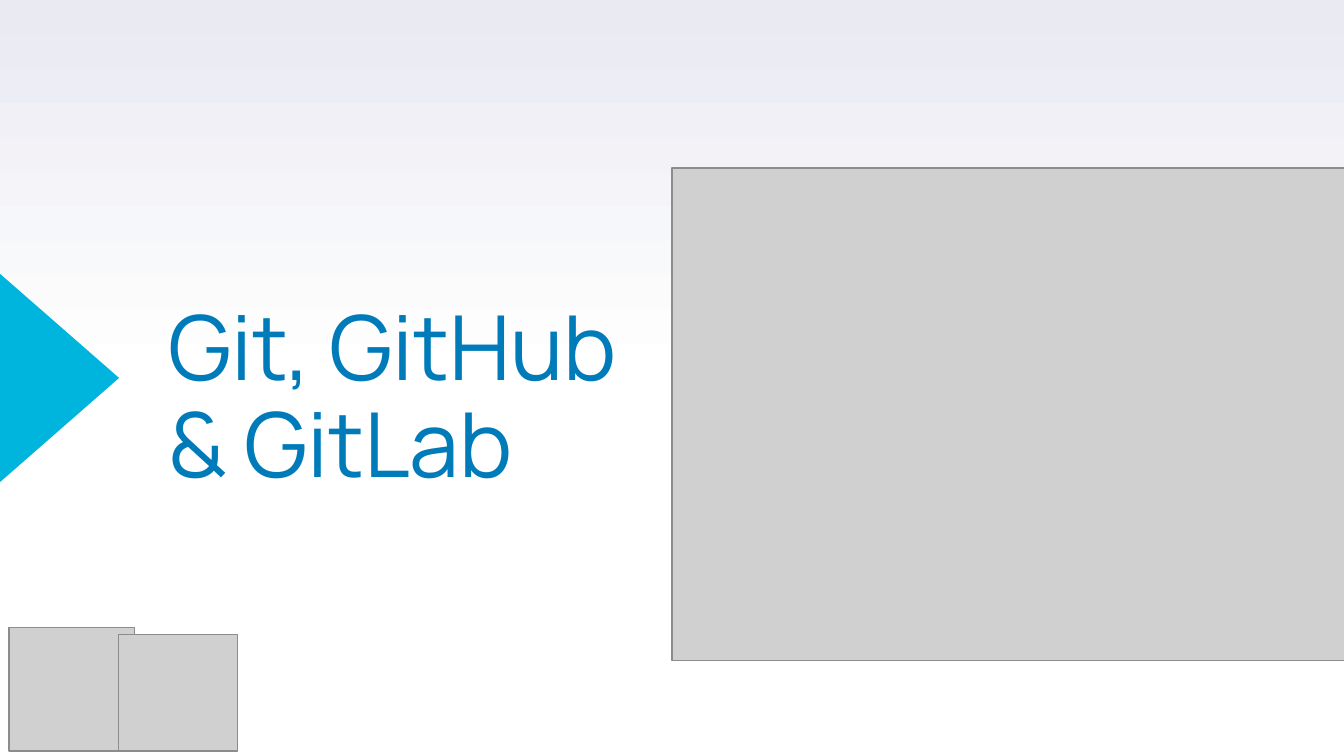
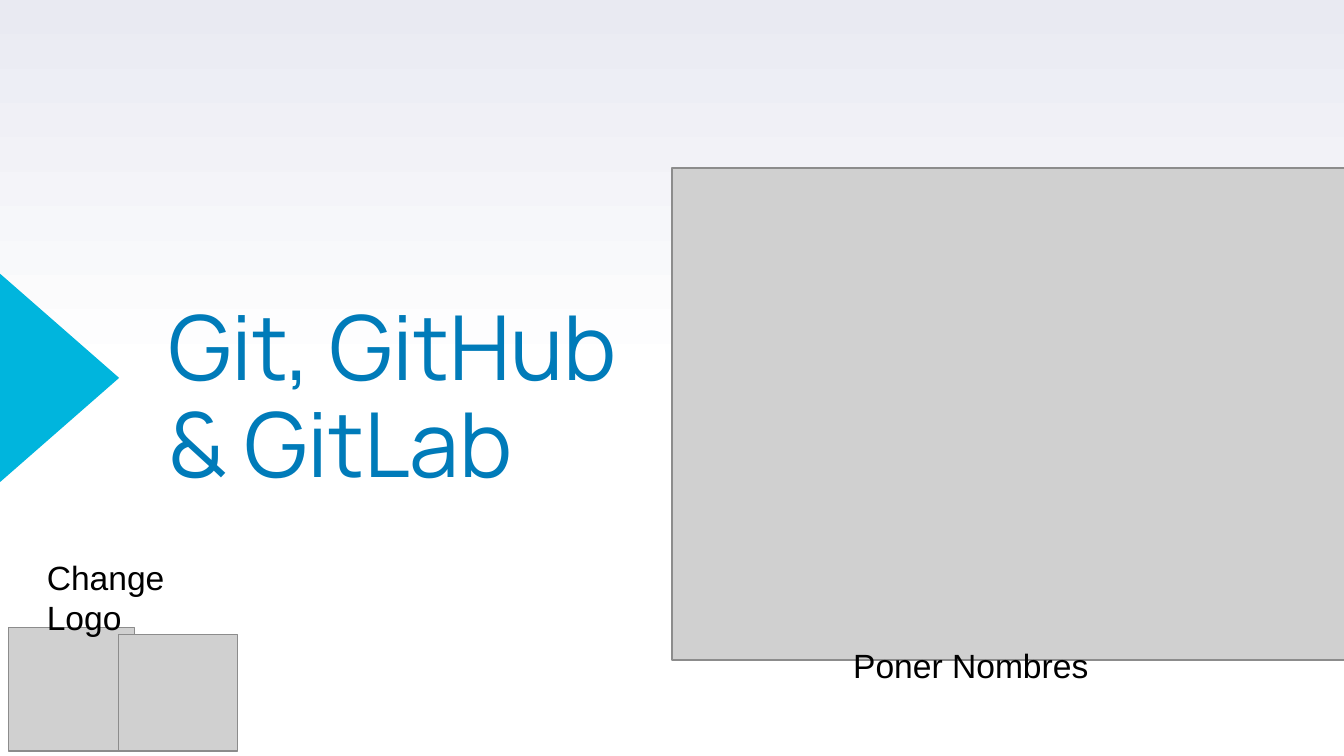
Before and after one commit to messiel12pr/CSSA-UPRA, a slide deck: slide 1 of Git_GitHub_&_GitLab_Tech_Section/Presentation/Git_GitHub_&_GitLab_Presentation.pptx. Drawn at 1344x756 pixels with LibreOffice and Linux fonts; fonts in the diff are those of the drawing; grey boxes stand for pictures. Boxes give left, top, right and bottom in pixels: in the first picture for what was removed or moved away, otherwise in the second. Text is boxed around its words. In the diff, an @@ line names an element or a change of style, - is before the commit and + after.

```diff
--- a/Git_GitHub_&_GitLab_Tech_Section/Presentation/Git_GitHub_&_GitLab_Presentation.pptx
+++ b/Git_GitHub_&_GitLab_Tech_Section/Presentation/Git_GitHub_&_GitLab_Presentation.pptx
@@ text added at bbox=[47, 565, 165, 636], 18 pt, text #000000 @@
+Change Logo
@@ text added at bbox=[853, 653, 1088, 684], 18 pt, text #000000 @@
+Poner Nombres
```
Also in this commit, not shown: 5 other slides changed, 9 slides added, 5 slides removed.
